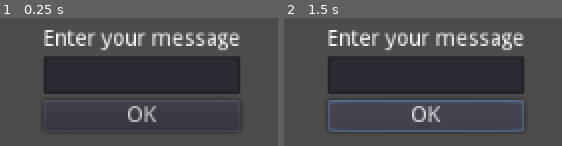
Above: before the commit, frames 1-2 (left to right).
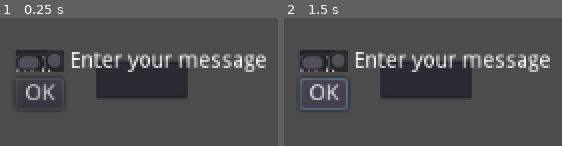
Above: after the commit, the same moments.

Repository: emmettu/secret-santa-2023
Game: Godot game, scene res://Main.tscn
Same seed, same stepped clock (60 frames per second), same inputs: the game is played once before the commit and once after it.
Inputs:
- Up to frame 1 (0.25 s): no input
- Up to frame 2 (1.5 s): click "OK" at 0.5 s; click "OK" at 1.25 s

The runs differ from the first frame. In frame 1, 22% of the frame differs, in the area x 5-96%, y 9-82%; in frame 2, 26%, in the area x 5-96%, y 9-90%.

Commit message:
Adding line edit to godot client

Diff:
--- a/client/Main.tscn
+++ b/client/Main.tscn
@@ -11,29 +11,37 @@
 anchor_right = 1.0
 anchor_bottom = 1.0
 
+[node name="GuessText" type="LineEdit" parent="CenterContainer"]
+unique_name_in_owner = true
+margin_left = 483.0
+margin_top = 288.0
+margin_right = 541.0
+margin_bottom = 312.0
+caret_blink = true
+caret_blink_speed = 0.5
+
 [node name="GridContainer" type="GridContainer" parent="CenterContainer"]
-margin_left = 449.0
-margin_top = 267.0
-margin_right = 575.0
-margin_bottom = 333.0
+margin_left = 431.0
+margin_top = 281.0
+margin_right = 592.0
+margin_bottom = 319.0
+columns = 2
+
+[node name="TextEdit" type="TextEdit" parent="CenterContainer/GridContainer"]
+margin_right = 31.0
+margin_bottom = 14.0
+text = "hello"
 
 [node name="Label" type="Label" parent="CenterContainer/GridContainer"]
-margin_right = 126.0
+margin_left = 35.0
+margin_right = 161.0
 margin_bottom = 14.0
 text = "Enter your message"
 
-[node name="GuessText" type="LineEdit" parent="CenterContainer/GridContainer"]
-unique_name_in_owner = true
+[node name="Submit" type="Button" parent="CenterContainer/GridContainer"]
 margin_top = 18.0
-margin_right = 126.0
-margin_bottom = 42.0
-caret_blink = true
-caret_blink_speed = 0.5
-
-[node name="Submit" type="Button" parent="CenterContainer/GridContainer"]
-margin_top = 46.0
-margin_right = 126.0
-margin_bottom = 66.0
+margin_right = 31.0
+margin_bottom = 38.0
 text = "OK"
 script = ExtResource( 2 )
 
